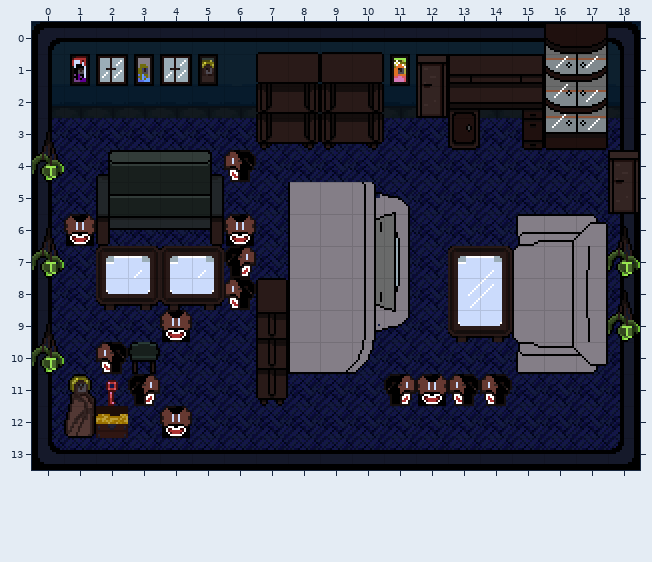
Tiled map, stored at game/assets/tiles/living_room.tmx. This is how it looked before the edit.
Cells are 16x16 px. Shown: x 0..18, y 0..13.
After the commit:
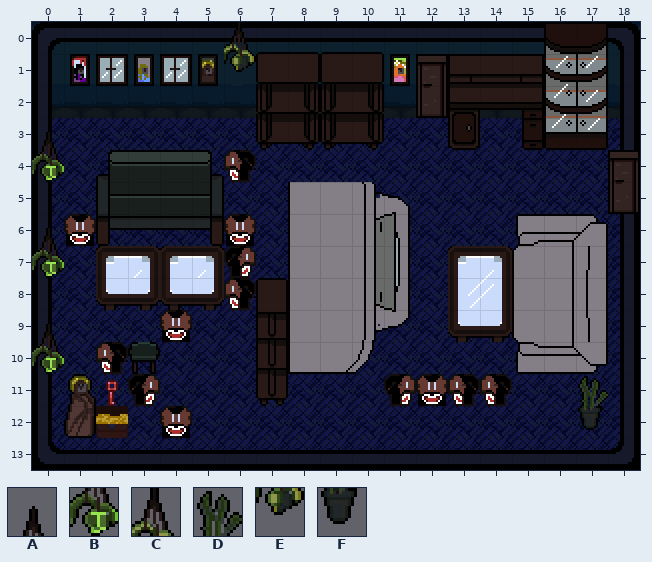
Key: from "furniture_tileset_v2": A 240, B 271, C 303, D 305, E 334, F 336.
_ is an empty cell.
Changes in this commit:
Layer "Tile Layer 3":
Tile C is added in row 0 at x 6.
Tile D is added in row 11 at x 17.
Tile E is added in row 1 at x 6.
Tile F is added in row 12 at x 17.
Tile A is removed in row 6 at x 18; in row 8 at x 18.
Tile B is removed in row 7 at x 18; in row 9 at x 18.
Boxes around the changes in both pictures, in picture pixels (x1, y1, x2, y2):
added: (224, 22, 256, 72)
removed: (608, 226, 640, 342)
added: (578, 376, 608, 430)
